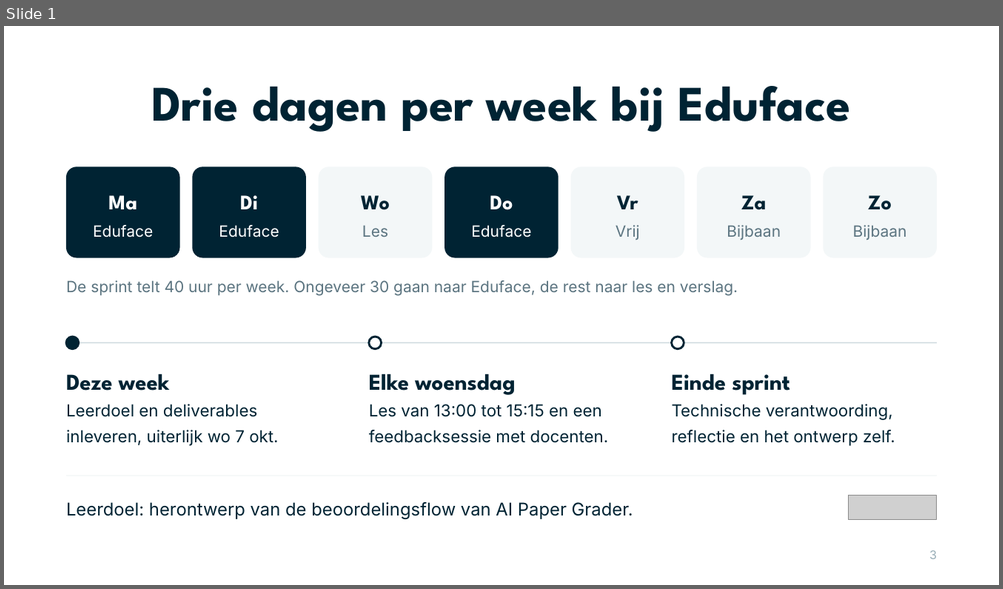
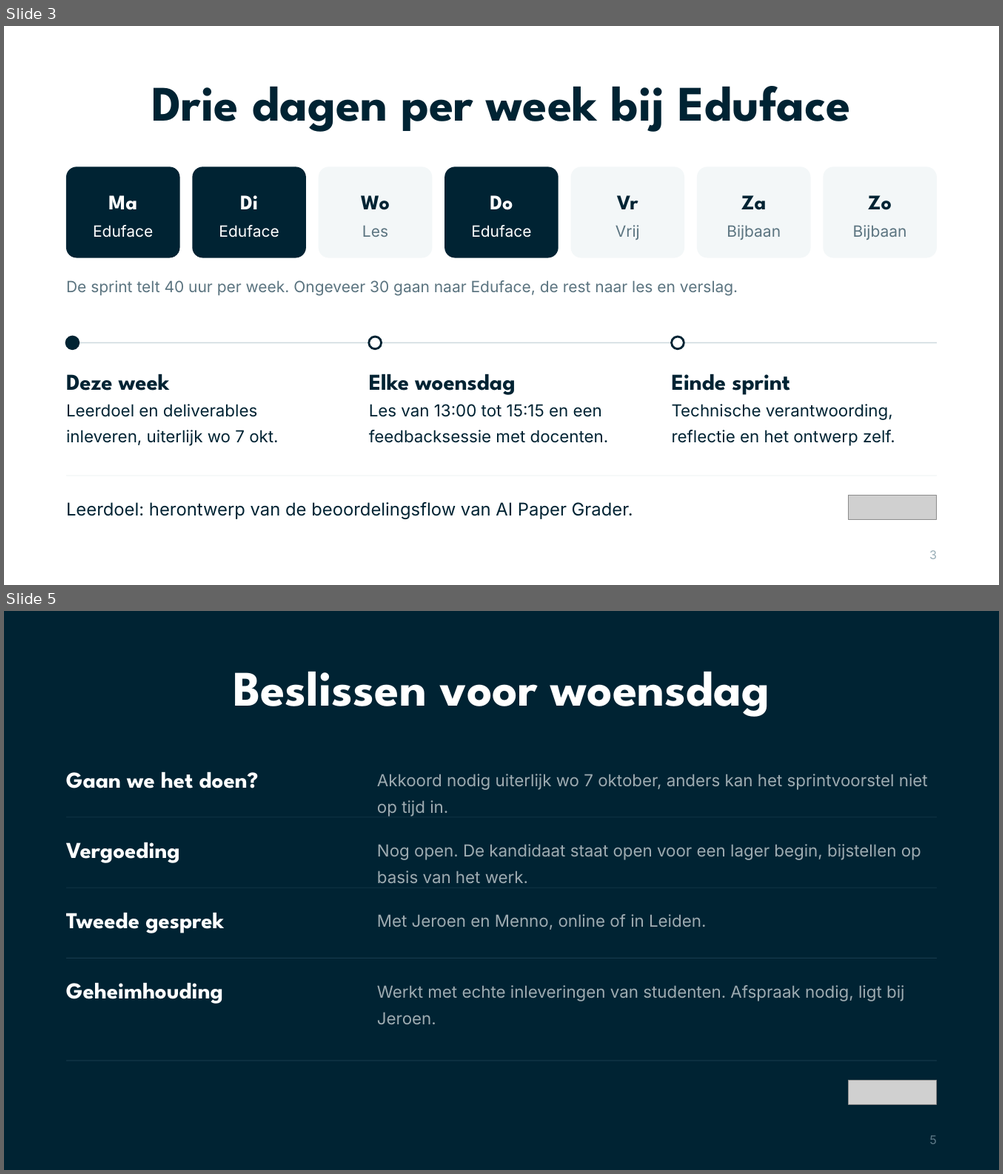
Before and after one commit to Dante-Eduface/Claude, a slide deck: Platform/designer-sprint/deck/designer-voorstellen-bewerkbaar.pptx. Shown one above the other, each under a label of ours: slide 1 before the commit, slides 3 and 5 after it; the slides between them are not shown. The pictures are 1003x589 and 1003x1174 pixels, drawn with LibreOffice and Linux fonts; fonts in the diff are those of the drawing; grey boxes stand for pictures. Boxes give left, top, right and bottom in pixels: in the first picture for what was removed or moved away, otherwise in the second. Text is boxed around its words. In the diff, an @@ line names an element or a change of style, - is before the commit and + after.

```diff
--- a/Platform/designer-sprint/deck/designer-voorstellen-bewerkbaar.pptx
+++ b/Platform/designer-sprint/deck/designer-voorstellen-bewerkbaar.pptx
@@ slide 5 added at <box>4,611,999,1170</box>, background #FFFFFF @@
@@ rectangle added at <box>4,611,999,1170</box>, fill #002333 @@
@@ text added at <box>233,671,770,717</box>, 48 pt, text #FFFFFF, bold @@
+Beslissen voor woensdag
@@ text added at <box>66,772,259,789</box>, 22 pt, text #FFFFFF, bold @@
+Gaan we het doen?
@@ text added at <box>377,774,928,817</box>, 16 pt, text #9EABB1 @@
+Akkoord nodig uiterlijk wo 7 oktober, anders kan het sprintvoorstel niet op tijd in.
@@ rectangle added at <box>66,817,936,817</box>, fill #24475A @@
@@ text added at <box>66,842,180,863</box>, 22 pt, text #FFFFFF, bold @@
+Vergoeding
@@ text added at <box>377,844,921,883</box>, 16 pt, text #9EABB1 @@
+Nog open. De kandidaat staat open voor een lager begin, bijstellen op basis van het werk.
@@ rectangle added at <box>66,888,936,889</box>, fill #24475A @@
@@ text added at <box>66,912,224,934</box>, 22 pt, text #FFFFFF, bold @@
+Tweede gesprek
@@ text added at <box>377,914,706,930</box>, 16 pt, text #9EABB1 @@
+Met Jeroen en Menno, online of in Leiden.
@@ rectangle added at <box>66,958,936,959</box>, fill #24475A @@
@@ text added at <box>66,982,223,1004</box>, 22 pt, text #FFFFFF, bold @@
+Geheimhouding
@@ text added at <box>377,985,904,1025</box>, 16 pt, text #9EABB1 @@
+Werkt met echte inleveringen van studenten. Afspraak nodig, ligt bij Jeroen.
@@ rectangle added at <box>66,1061,936,1062</box>, fill #24475A @@
@@ picture added at <box>848,1081,936,1105</box> @@
@@ text added at <box>929,1136,936,1145</box>, 11.5 pt, text #5E7A88 @@
+5
@@ what was slide 1 is now slide 3 @@
```
Also in this commit, not shown: 3 other slides added, 15 other files.
